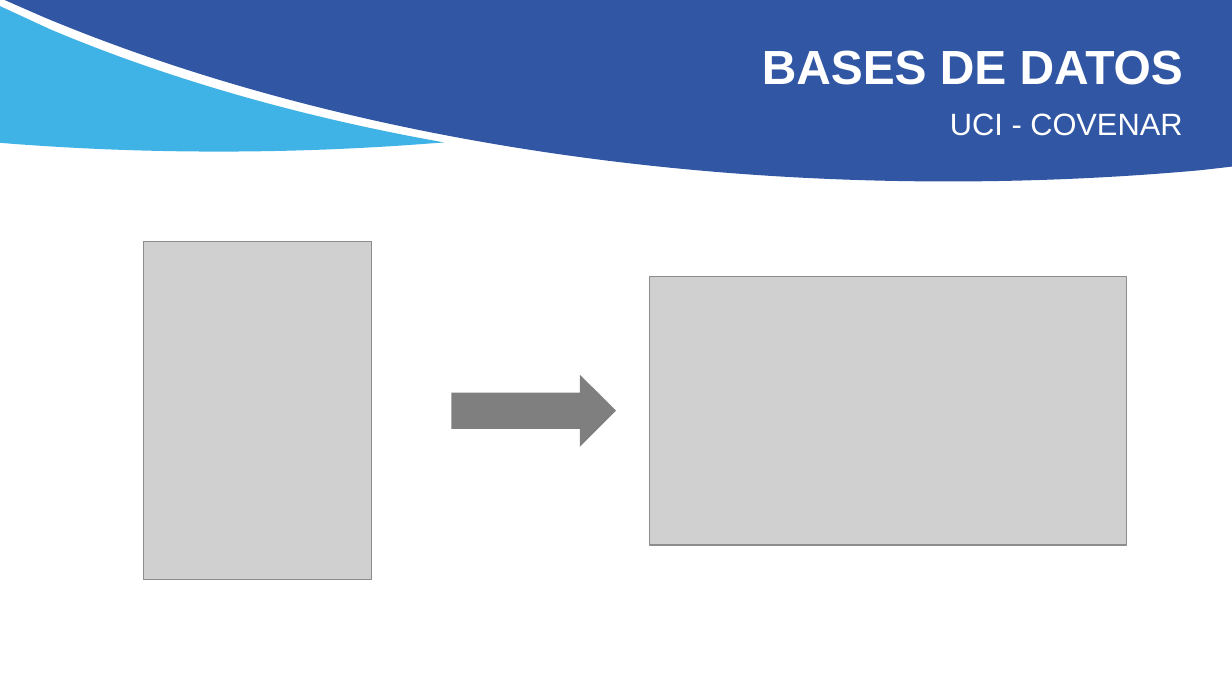
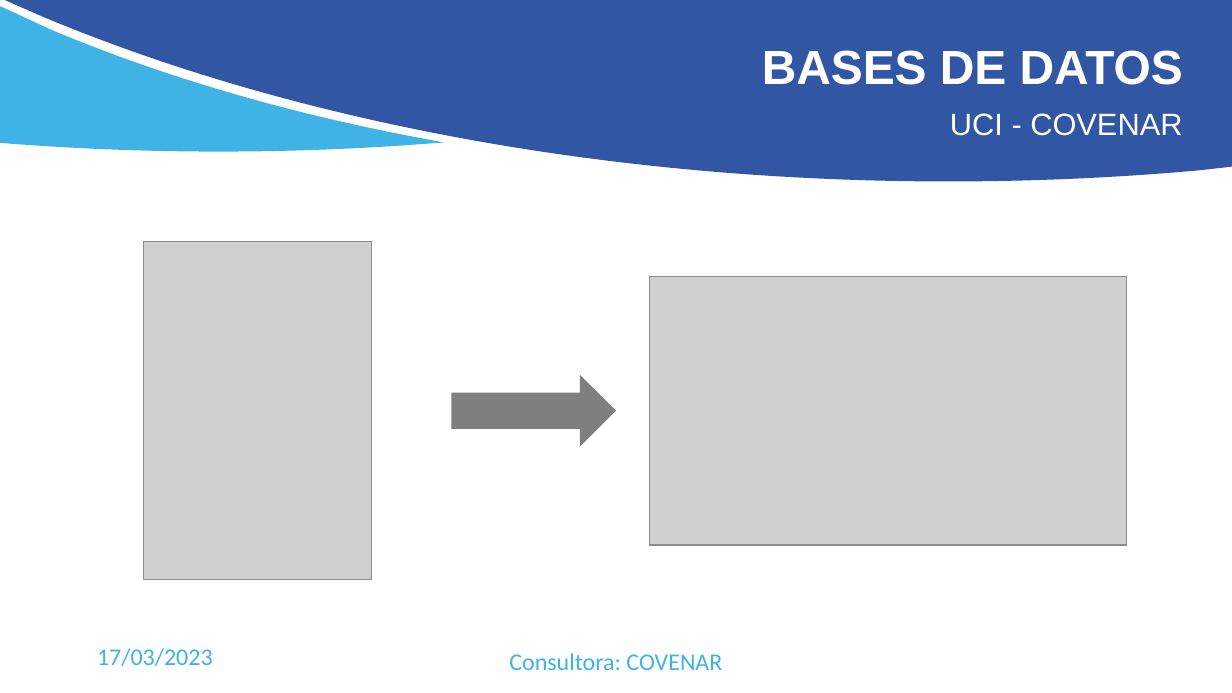
Before and after one commit to JuanRS26/Unidad-de-Cuidados-Intensivos, a slide deck: slide 11 of Sprint-2/Demo.pptx. Drawn at 1232x693 pixels with LibreOffice and Linux fonts; fonts in the diff are those of the drawing; grey boxes stand for pictures. Boxes give left, top, right and bottom in pixels: in the first picture for what was removed or moved away, otherwise in the second. Text is boxed around its words. In the diff, an @@ line names an element or a change of style, - is before the commit and + after.

```diff
--- a/Sprint-2/Demo.pptx
+++ b/Sprint-2/Demo.pptx
@@ text added at <box>97,648,213,666</box>, 14 pt, text #3FB3E6 @@
+17/03/2023
@@ text added at <box>509,653,722,670</box>, 14 pt, text #3FB3E6 @@
+Consultora: COVENAR
```
Also in this commit, not shown: 2 other slides changed.
